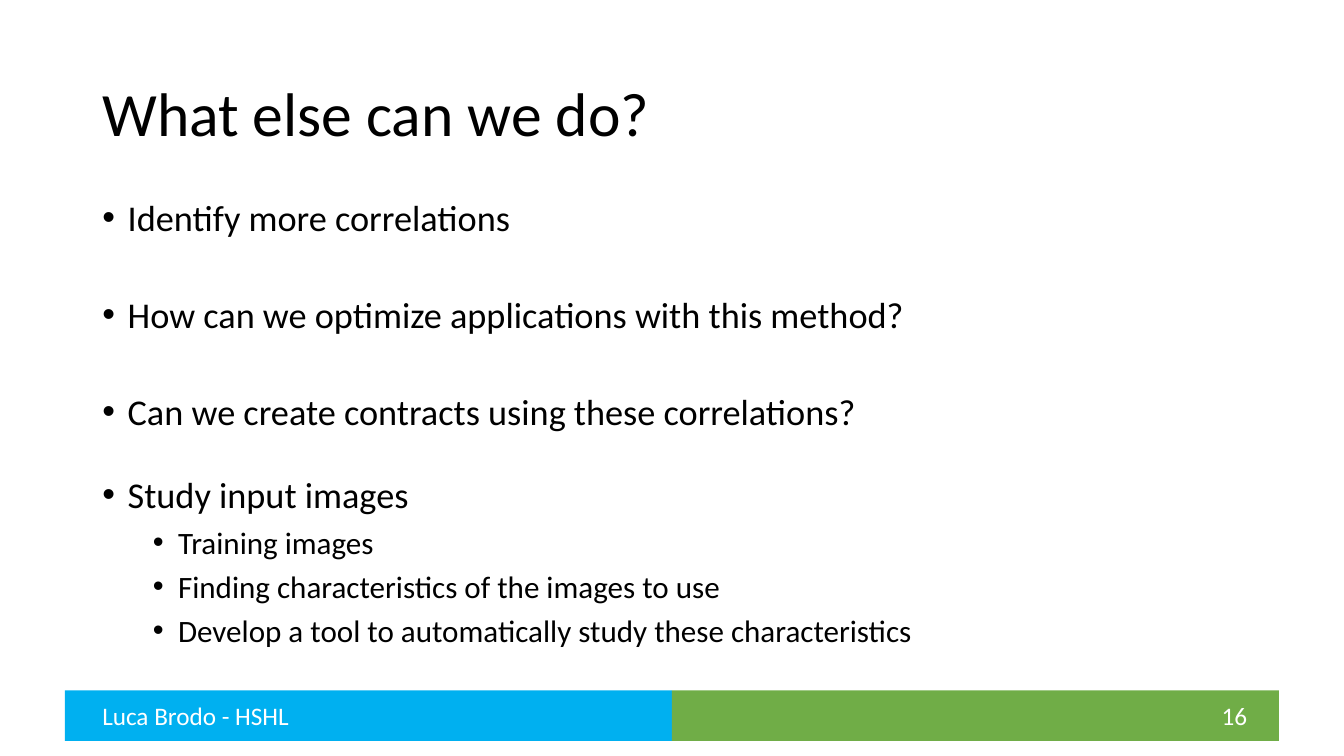
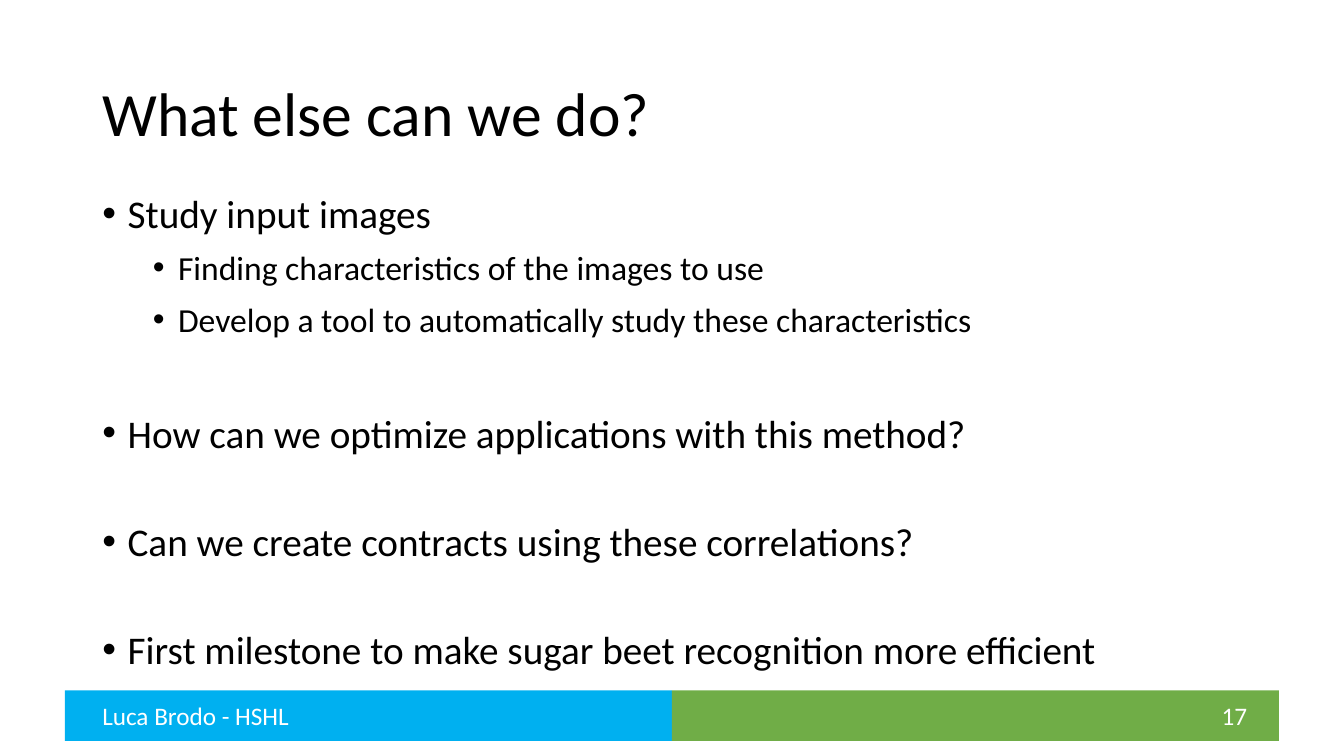
Before and after one commit to brodoluca/FinalThesisHSHL, a slide deck: slide 17 of Presentation/Final Presentation.pptx (slide 16 before the commit). Drawn at 1344x756 pixels with LibreOffice and Linux fonts; fonts in the diff are those of the drawing. Boxes give left, top, right and bottom in pixels: in the first picture for what was removed or moved away, otherwise in the second. Text is boxed around its words. In the diff, an @@ line names an element or a change of style, - is before the commit and + after.

```diff
--- a/Presentation/Final Presentation.pptx
+++ b/Presentation/Final Presentation.pptx
@@ text at bbox=[128, 200, 971, 338]: text changed; size 25.9 to 24 pt @@
-• Identify more correlations
+• Study input images
+  • Finding characteristics of the images to use
+  • Develop a tool to automatically study these characteristics
@@ text at bbox=[128, 420, 966, 563]: size 25.9 to 28 pt in "How can we optimize applications with this ...", "Can we create contracts using these correlations?"; line spacing 1.9 to 1.1; line spacing 1.9 to 2 @@
@@ text at bbox=[128, 636, 1095, 671]: text changed; size 22.2 to 28 pt @@
-• Study input images
-  • Training images
-  • Finding characteristics of the images to use
-  • Develop a tool to automatically study these characteristics
+• First milestone to make sugar beet recognition more efficient
@@ page number at bbox=[1222, 709, 1248, 725]: text changed @@
-16
+17
```
Also in this commit, not shown: 4 other slides changed, 1 slide added, 1 slide removed, 10 other files.
